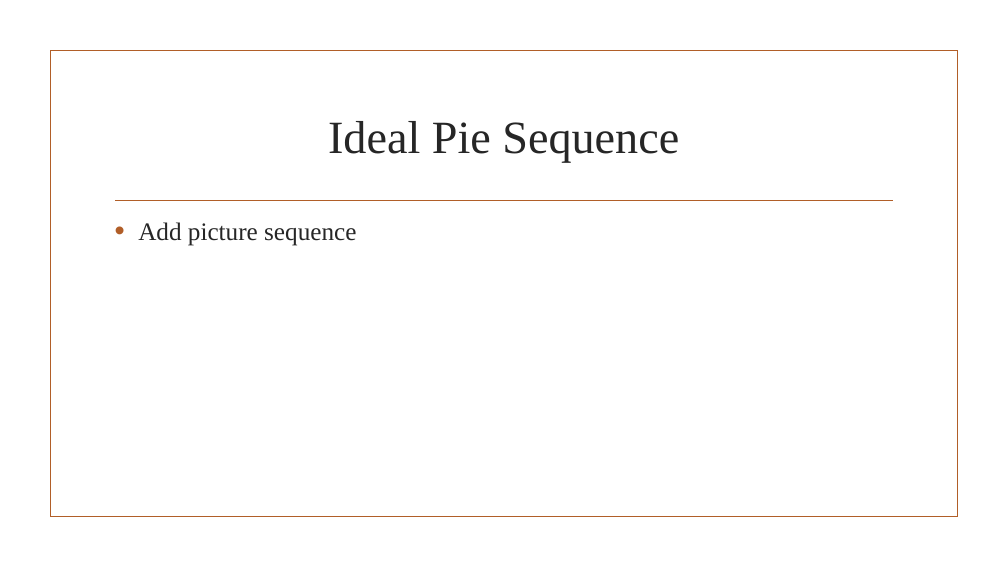
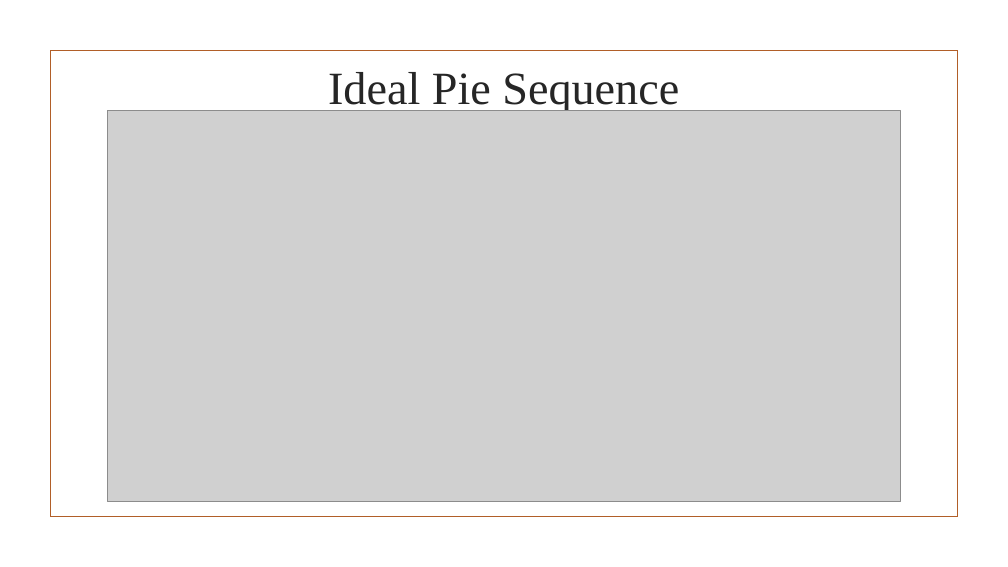
Before and after one commit to JaniR13/AdvAlgoProject, a slide deck: slide 9 of PowerpointSlides/The Flexible Job Shop Scheduling Algorithm.pptx (slide 8 before the commit). Drawn at 1008x567 pixels with LibreOffice and Linux fonts; fonts in the diff are those of the drawing; grey boxes stand for pictures; background and template pictures are left out. Boxes give left, top, right and bottom in pixels: in the first picture for what was removed or moved away, otherwise in the second. Text is boxed around its words. In the diff, an @@ line names an element or a change of style, - is before the commit and + after.

```diff
--- a/PowerpointSlides/The Flexible Job Shop Scheduling Algorithm.pptx
+++ b/PowerpointSlides/The Flexible Job Shop Scheduling Algorithm.pptx
@@ title "Ideal Pie Sequence": place and size @@
-title "Ideal Pie Sequence" at <box>328,121,679,162</box>
+title "Ideal Pie Sequence" at <box>328,72,679,113</box>
@@ picture added at <box>107,111,901,502</box> @@
@@ line removed from (116, 200) to (893, 200) @@
@@ text removed at <box>138,222,356,246</box> @@
-• Add picture sequence
```
Also in this commit, not shown: 5 other slides changed, 5 slides added, 1 other file.
